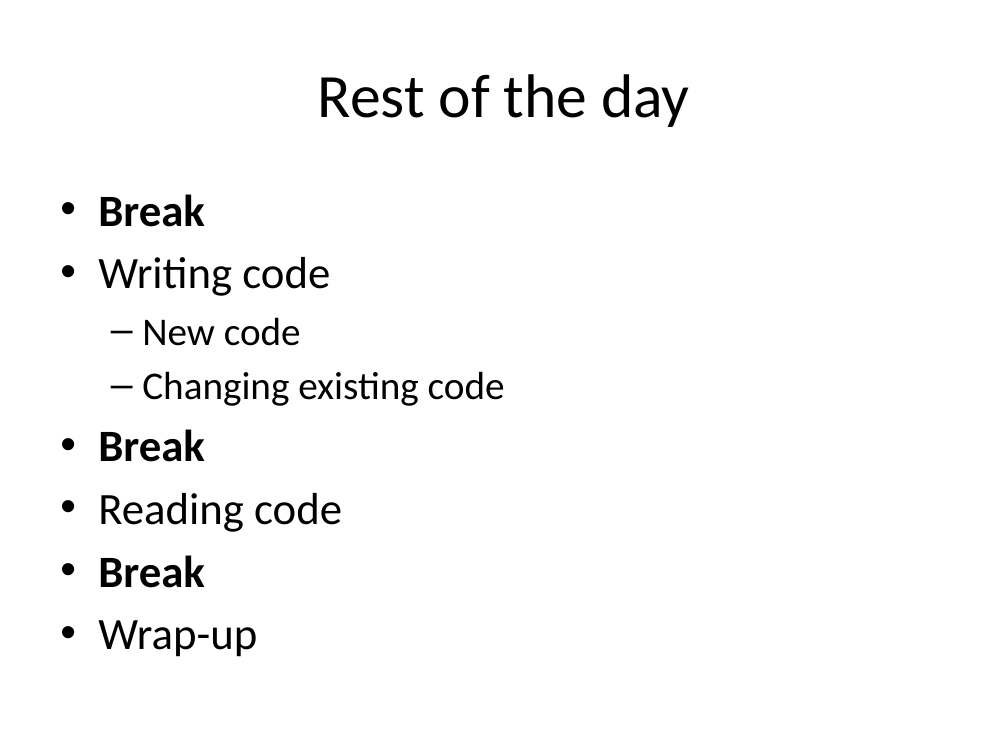
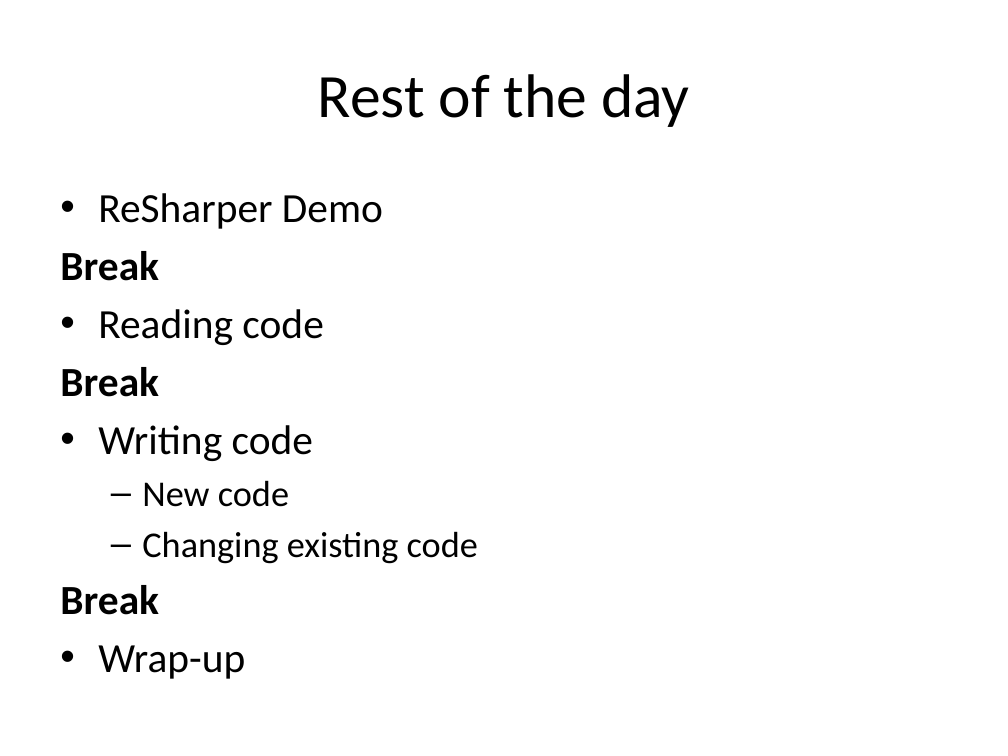
Before and after one commit to rasmuskl/ReSharperCourse, a slide deck: slide 20 of Presentations/1 - Introduction - ReSharper Course.pptx (slide 21 before the commit). Drawn at 1008x756 pixels with LibreOffice and Linux fonts; fonts in the diff are those of the drawing. Boxes give left, top, right and bottom in pixels: in the first picture for what was removed or moved away, otherwise in the second. Text is boxed around its words. In the diff, an @@ line names an element or a change of style, - is before the commit and + after.

```diff
--- a/Presentations/1 - Introduction - ReSharper Course.pptx
+++ b/Presentations/1 - Introduction - ReSharper Course.pptx
@@ text at box(60, 193, 383, 345): paragraphs added @@
+• ReSharper Demo
+Break
+• Reading code
@@ text at box(60, 367, 478, 679): size 32 to 29.6 pt in "Break", "Writing code", "Break", "Wrap-up"; size 28 to 25.9 pt in "New code", "Changing existing code"; bullet • to none @@
@@ text at box(98, 493, 342, 588): paragraphs removed @@
-• Reading code
-• Break
```
Also in this commit, not shown: 6 other slides changed.
